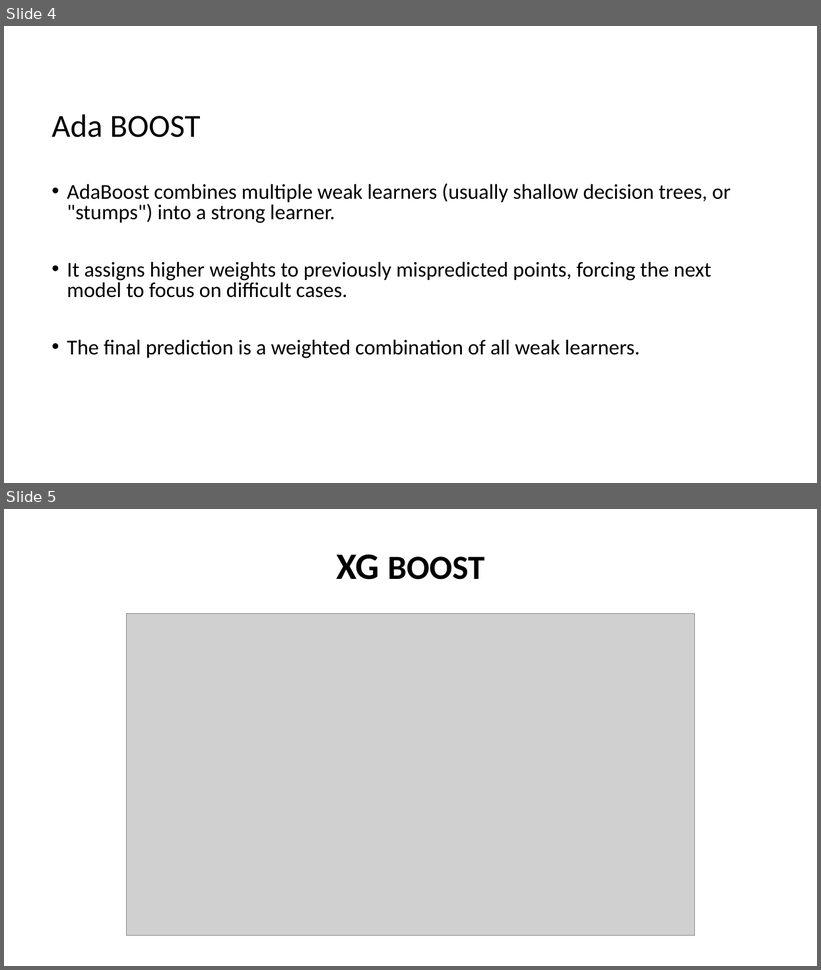
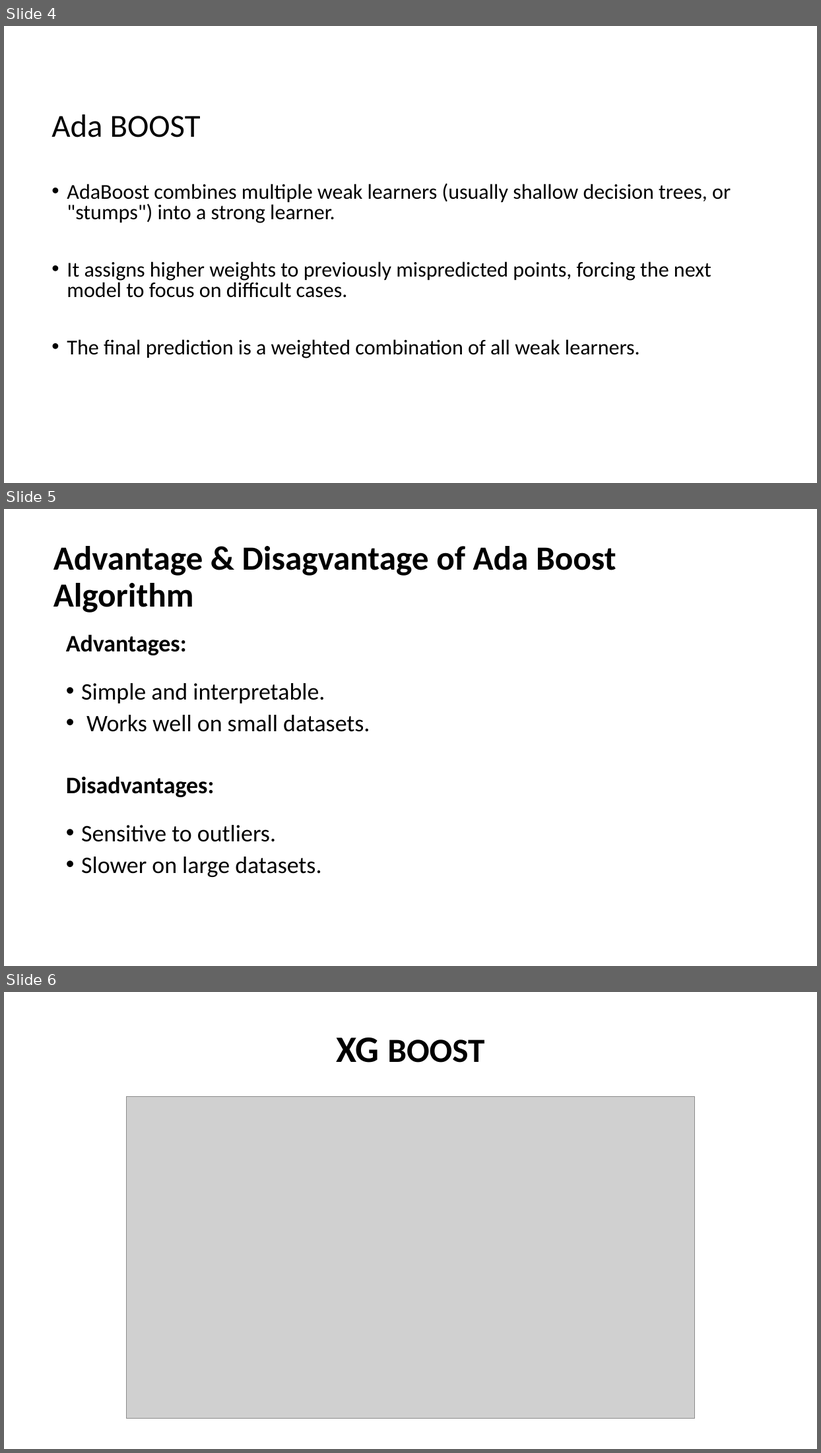
Before and after one commit to LakshmiMeyyappan/ML_Assignment_Repository, a slide deck: BoostingAlgorithm-Presentation.pptx. Shown one above the other, each under a label of ours: slides 4 and 5 before the commit, slides 4, 5 and 6 after it. The pictures are 821x970 and 821x1453 pixels, drawn with LibreOffice and Linux fonts; fonts in the diff are those of the drawing; grey boxes stand for pictures. Boxes give left, top, right and bottom in pixels: in the first picture for what was removed or moved away, otherwise in the second. Text is boxed around its words. In the diff, an @@ line names an element or a change of style, - is before the commit and + after.

```diff
--- a/BoostingAlgorithm-Presentation.pptx
+++ b/BoostingAlgorithm-Presentation.pptx
@@ slide 5 added at [4, 509, 817, 966], background #FFFFFF @@
@@ title added at [54, 546, 616, 613], 40 pt, text #000000, bold @@
+Advantage & Disagvantage of Ada Boost Algorithm
@@ text added at [66, 634, 370, 877], 28 pt, text #000000 @@
+Advantages:
+• Simple and interpretable.
+• Works well on small datasets.
+Disadvantages:
+• Sensitive to outliers.
+• Slower on large datasets.
@@ what was slide 5 is now slide 6 @@
```
Also in this commit, not shown: 2 other slides added.
